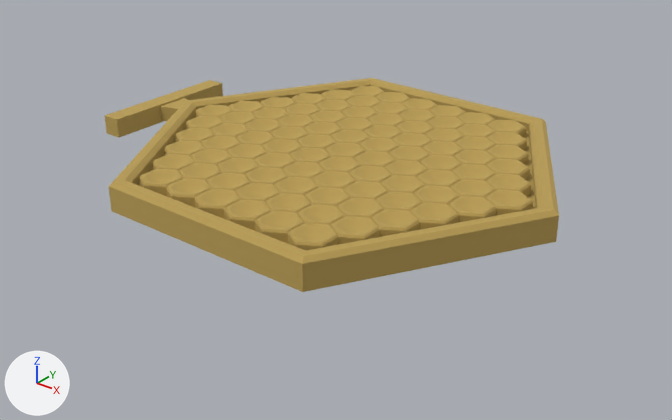
A saved change to the FBX model unity-package/board.fbx.
Before and after are seen from a 50 mm lens placed at (25.0, -32.0, 16.6), pointed at (1.0, -1.9, -2.0). The axes (+X, +Y, +Z) are drawn at lower left. The lights are the same throughout. Vertices at the same position are counted once.
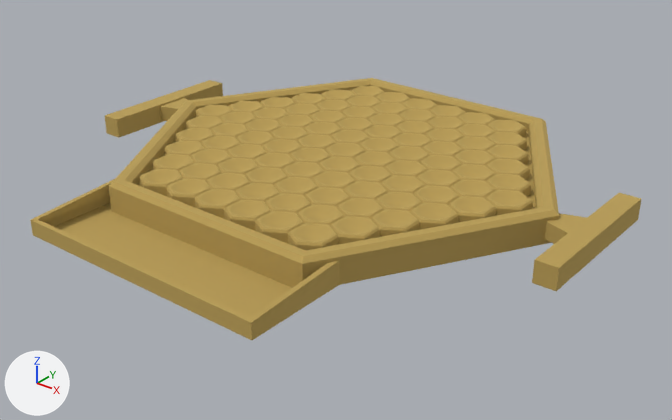
Changed parts and their boxes [x1, y1, x2, y2] in the pictures (672 x 420 px):
'Circle', reshaped (35% wider, 22% taller): before [105, 78, 559, 292]; after [30, 78, 641, 340]
part 1 of me_circle_002, added (yellow): after [545, 213, 587, 244]
part 2 of me_circle_002, added (yellow): after [532, 193, 641, 291]
part 3 of me_circle_002, added (yellow): after [30, 178, 339, 340]

The change in detail:
me_circle_002 is used by ob_circle; location (0.0, 0.0, 0.0).
me_circle_002 had 2869 vertices, 3503 faces and spanned x -12.9..11.0, y -9.5..9.5, z -1.2..0.2.
me_circle_002 now has 2901 vertices, 3523 faces and spans x -12.9..12.9, y -13.0..9.5, z -1.2..0.2.
me_circle_002 part 1: the loose piece of 8 vertices spanning x -12.0..-10.4, y -1.0..1.0, z -1.0..-0.2 is copied, and the copy is mirrored in x about the mesh origin; it spans x 10.4..12.0, y -1.0..1.0, z -1.0..-0.2.
me_circle_002 part 2: a new loose piece, a box spanning x 11.87..12.86, y -3.8..3.8, z -1.07..-0.08, in mat_colourmaterial (yellow #c9ae64).
me_circle_002 part 3: a new loose piece of 16 vertices spanning x -6.2..6.2, y -13.0..-8.2, z -1.2..-0.1, in mat_colourmaterial (yellow #c9ae64).
